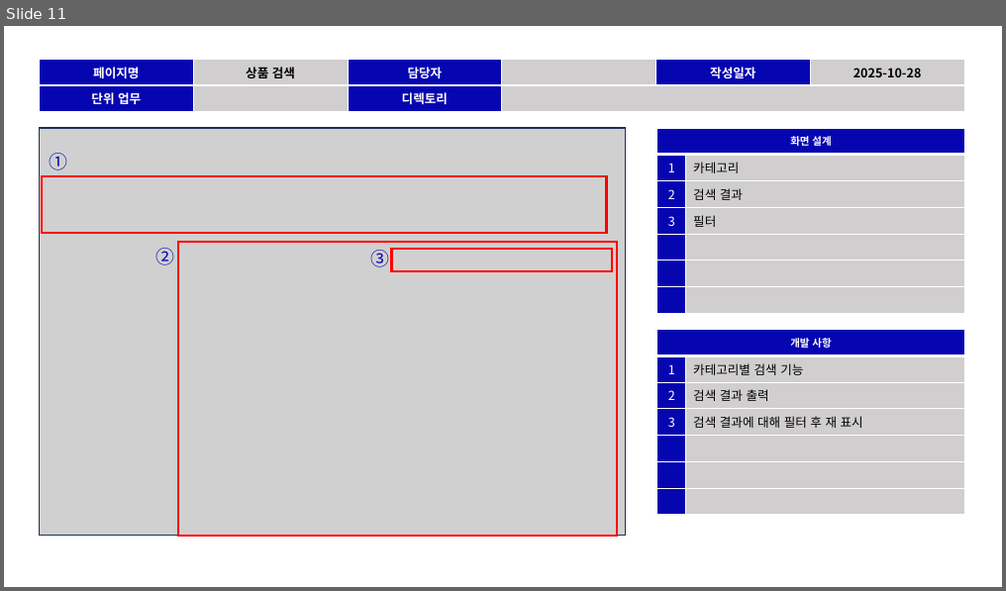
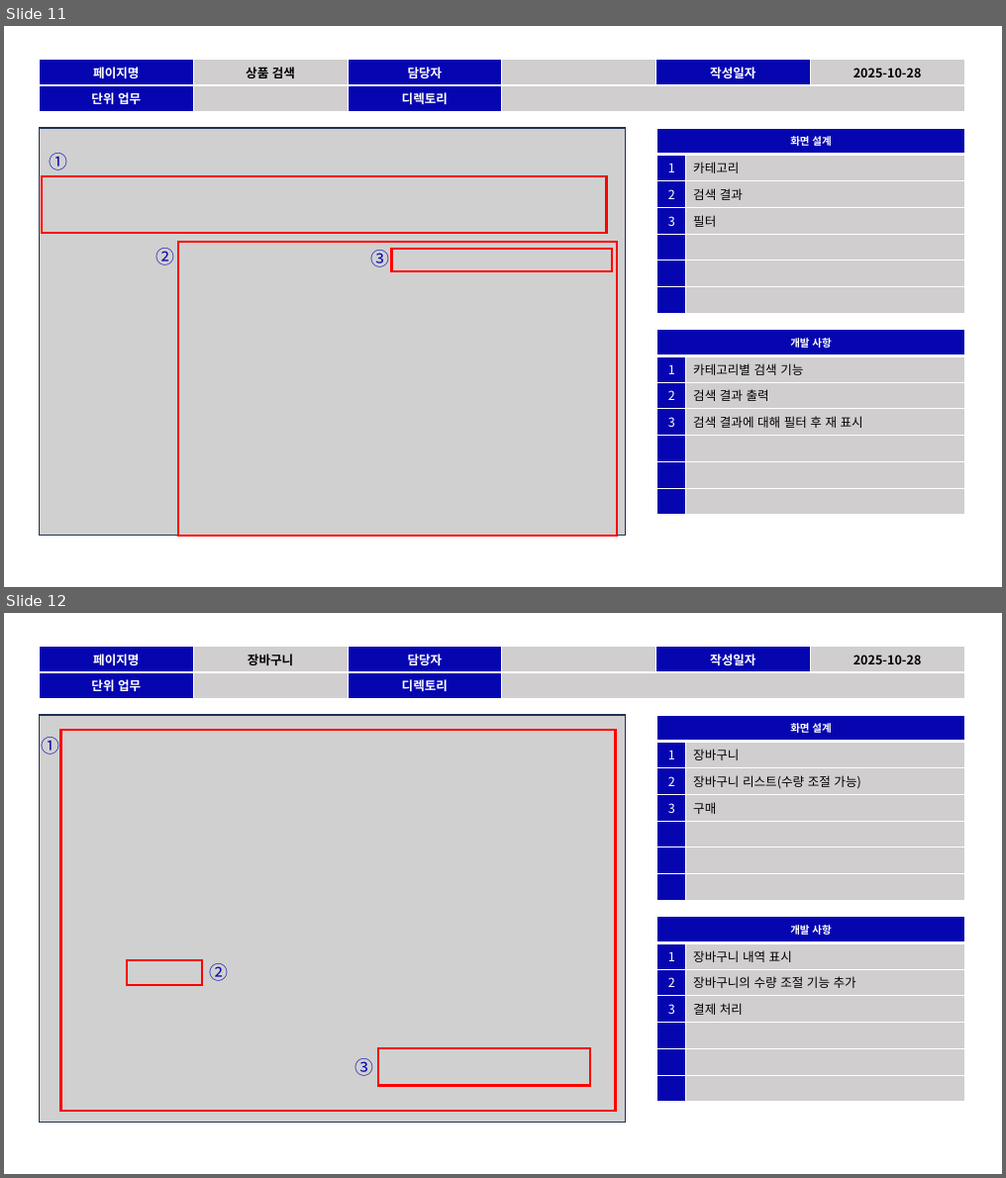
Before and after one commit to jungryeol123/tjg_project, a slide deck: TeamProject_스토리보드.pptx. Shown one above the other, each under a label of ours: slide 11 before the commit, slides 11 and 12 after it. The pictures are 1006x591 and 1006x1178 pixels, drawn with LibreOffice and Linux fonts; fonts in the diff are those of the drawing; grey boxes stand for pictures. Boxes give left, top, right and bottom in pixels: in the first picture for what was removed or moved away, otherwise in the second. Text is boxed around its words. In the diff, an @@ line names an element or a change of style, - is before the commit and + after.

```diff
--- a/TeamProject_스토리보드.pptx
+++ b/TeamProject_스토리보드.pptx
@@ slide 12 added at [4, 613, 1002, 1174], background #FFFFFF @@
@@ table added at [40, 646, 964, 699], 2 rows, 6 columns @@
+페이지명 | 장바구니 | 담당자 |  | 작성일자 | 2025-10-28
+단위 업무 |  | 디렉토리 |  |  | 
@@ picture added at [40, 715, 626, 1123] @@
@@ rectangle added at [60, 730, 616, 1111], outline #FF0000 2.25 pt @@
@@ table added at [657, 715, 964, 900], 7 rows, 2 columns @@
+화면 설계 | 
+1 | 장바구니
+2 | 장바구니 리스트(수량 조절 가능)
+3 | 구매
+ | 
+ | 
+ | 
@@ text added at [42, 733, 60, 758], 18 pt, text #0606B1 @@
+①
@@ table added at [657, 917, 964, 1103], 7 rows, 2 columns @@
+개발 사항 | 
+1 | 장바구니 내역 표시
+2 | 장바구니의 수량 조절 기능 추가
+3 | 결제 처리
+ | 
+ | 
+ | 
@@ rectangle added at [127, 960, 202, 985], outline #FF0000 2.25 pt @@
@@ text added at [209, 963, 228, 981], 18 pt, text #0606B1 @@
+②
@@ rectangle added at [378, 1049, 590, 1085], outline #FF0000 2.25 pt @@
@@ text added at [355, 1059, 374, 1076], 18 pt, text #0606B1 @@
+③
```
Also in this commit, not shown: 5 slides changed, 4 other files.
